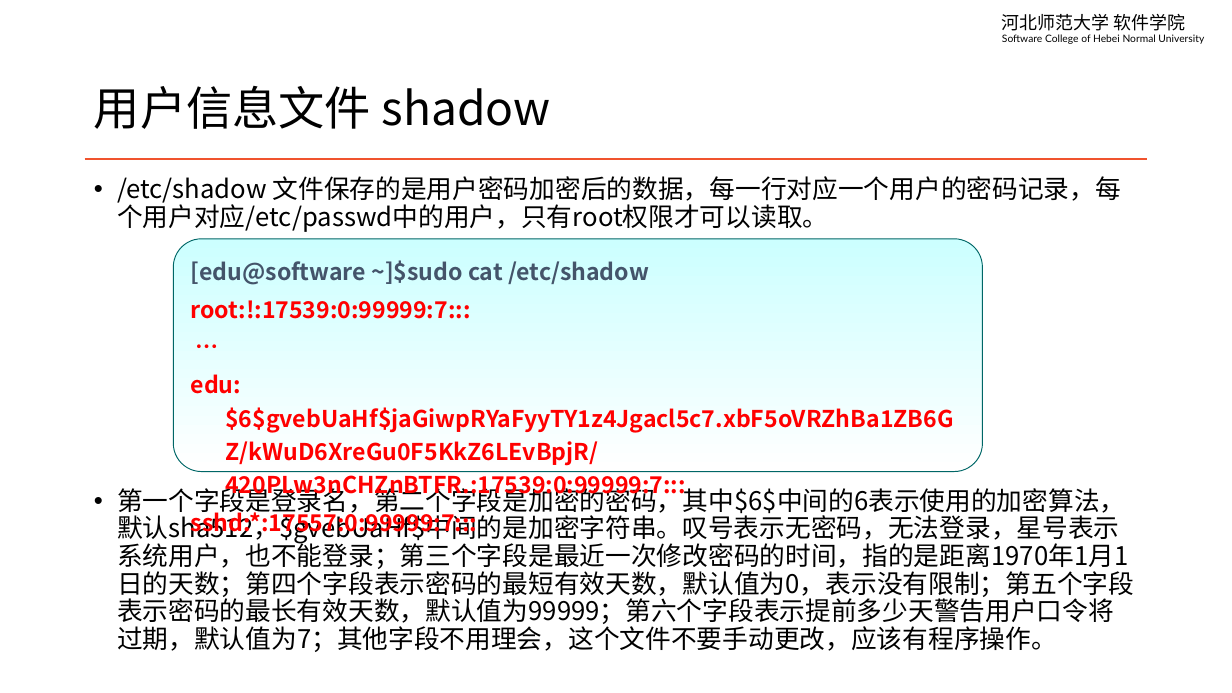
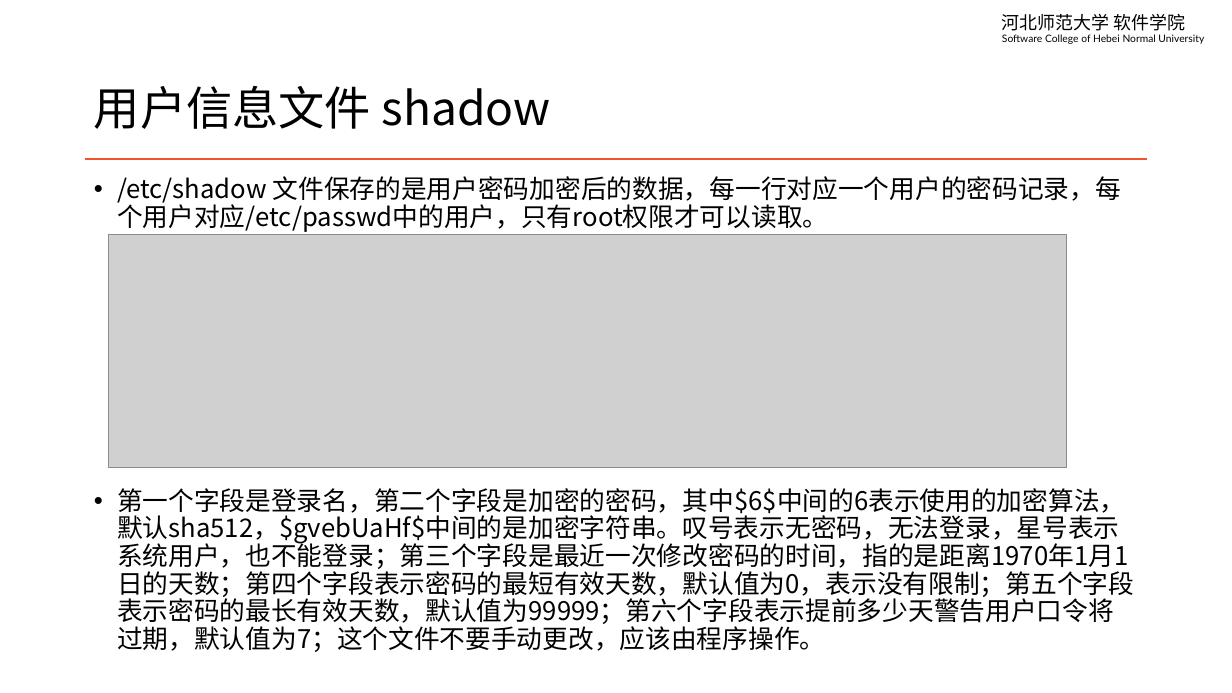
Before and after one commit to edu2act/course-linux-system, a slide deck: slide 4 of materials/slides/ch05-user-managment.pptx. Drawn at 1232x693 pixels with LibreOffice and Linux fonts; fonts in the diff are those of the drawing; grey boxes stand for pictures. Boxes give left, top, right and bottom in pixels: in the first picture for what was removed or moved away, otherwise in the second. Text is boxed around its words. In the diff, an @@ line names an element or a change of style, - is before the commit and + after.

```diff
--- a/materials/slides/ch05-user-managment.pptx
+++ b/materials/slides/ch05-user-managment.pptx
@@ picture added at [108, 234, 1067, 467] @@
@@ rounded rectangle removed at [174, 238, 983, 471] @@
-[edu@software ~]$sudo cat /etc/shadow
-root:!:17539:0:99999:7:::
-…
-edu:$6$gvebUaHf$jaGiwpRYaFyyTY1z4Jgacl5c7.xbF5oVRZhBa1ZB6GZ/kWuD6XreGu0F5KkZ6LEvBpjR/420PLw3nCHZnBTFR.:17539:0:99999:7:::
-sshd:*:17557:0:99999:7:::
@@ text at [117, 488, 1134, 652]: text changed @@
-• 第一个字段是登录名，第二个字段是加密的密码，其中$6$中间的6表示使用的加密算法，默认sha512，$gvebUaHf$中间的是加密字符串。叹号表示无密码，无法登录，星号表示系统用户，也不能登录；第三个字段是最近一次修改密码的时间，指的是距离1970年1月1日的天数；第四个字段表示密码的最短有效天数，默认值为0，表示没有限制；第五个字段表示密码的最长有效天数，默认值为99999；第六个字段表示提前多少天警告用户口令将过期，默认值为7；其他字段不用理会，这个文件不要手动更改，应该有程序操作。
+• 第一个字段是登录名，第二个字段是加密的密码，其中$6$中间的6表示使用的加密算法，默认sha512，$gvebUaHf$中间的是加密字符串。叹号表示无密码，无法登录，星号表示系统用户，也不能登录；第三个字段是最近一次修改密码的时间，指的是距离1970年1月1日的天数；第四个字段表示密码的最短有效天数，默认值为0，表示没有限制；第五个字段表示密码的最长有效天数，默认值为99999；第六个字段表示提前多少天警告用户口令将过期，默认值为7；这个文件不要手动更改，应该由程序操作。
```
Also in this commit, not shown: 3 other slides changed, 4 other files.
